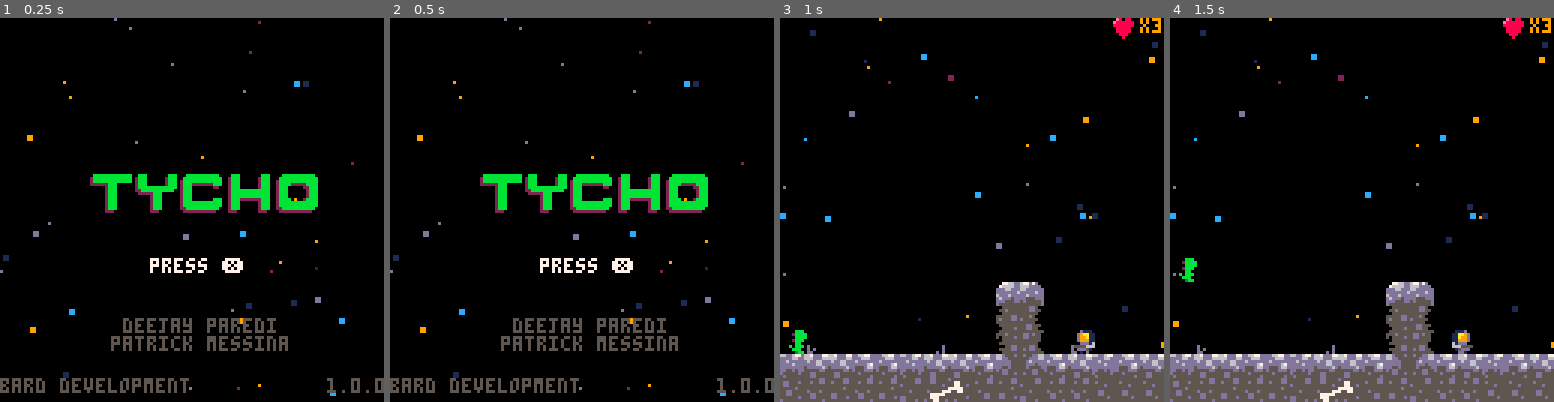
Above: before the commit, frames 1-4 (left to right).
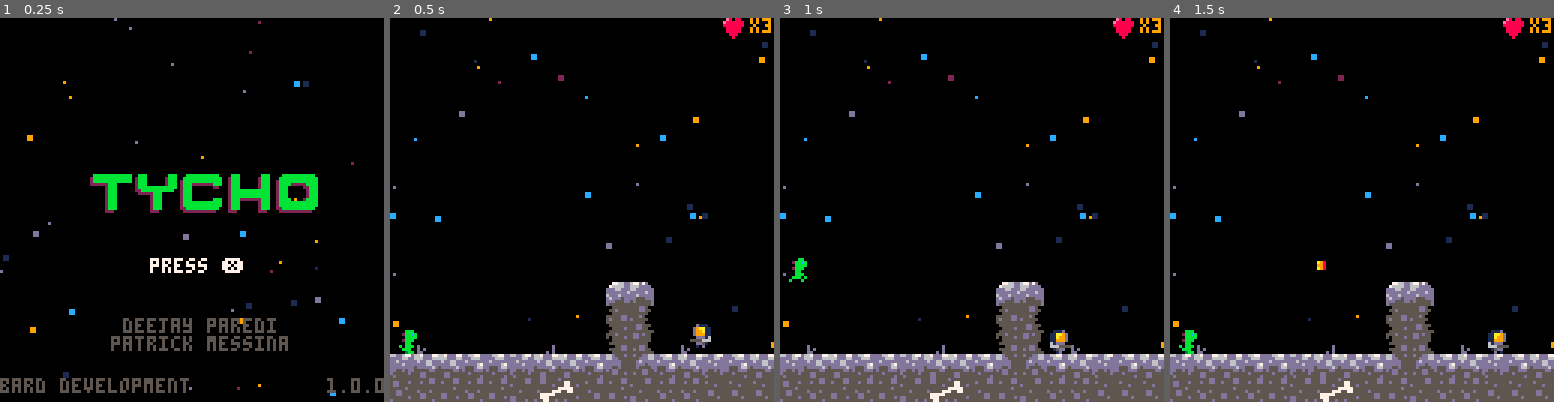
Above: after the commit, the same moments.

Repository: barddev/moonshot
Game: PICO-8 cartridge moonshot.p8
Two runs of this game, one before a commit and one after it. Both use one fixed random seed, a clock stepped at 60 frames per second and the inputs below.
Inputs:
- Up to frame 1 (0.25 s): no input
- Up to frame 2 (0.5 s): tap X (X key) at 0.33 s
- Up to frame 3 (1 s): tap O (Z key) at 0.7 s
- Up to frame 4 (1.5 s): tap X (X key) at 1.07 s

Frame 1 is identical in both runs. In frame 2, 20% of the frame differs, in the area x 0-100%, y 0-100%; in frame 3, 0.8%; in frame 4, 0.9%.

Commit message:
bumped version and changed button layout

Diff:
--- a/moonshot.p8
+++ b/moonshot.p8
@@ -335,7 +335,7 @@
 -- menu:update
 -- check if player wants to start
 function  menu:update()
-    if btnp(4) then
+    if btnp(5) then
         -- start playing level 1
         g:change_state(level_1)
     end
@@ -470,6 +470,7 @@
 
 function level_1:player_position()
     p.pos = vector2d(2, 104)
+    p.flip = false
 end
 
 -->8
@@ -507,6 +508,7 @@
 
 function level_2:player_position()
     p.pos = vector2d(20, 176)
+    p.flip = false
 end
 
 -->8
@@ -779,7 +781,7 @@
     self.vel.y += globals.grav + self.jump_hold
 
     -- shooting
-    if (btnp(4)) self:shoot()
+    if (btnp(5)) self:shoot()
 
     -- left
     if btn(0) then
@@ -806,11 +808,11 @@
     end
     self.jump_press -= 1/60
 
-    if btnp(5) then
+    if btnp(4) then
         self.jump_press = self.jump_press_time
     end
     -- h check for how long jump is press
-    if btn(5) then
+    if btn(4) then
         self.jump_hold -= 0.005
         if (self.jump_hold < 0) self.jump_hold = 0
     else
@@ -1283,7 +1285,7 @@
         self.time += 1
         return
     end
-    if btnp(4) then
+    if btnp(5) then
         -- start playing level 1
         g:change_state(menu)
     end
@@ -1322,7 +1324,7 @@
 -- game_over:update
 -- check if player wants to start
 function  game_over:update()
-    if btnp(4) then
+    if btnp(5) then
         -- start playing level 1
         g:change_state(menu)
     end
@@ -1450,6 +1452,9 @@
 end
 
 function boss:shoot()
+    if p.pos.x < m.mend - 140 then
+        return
+    end
     local b_pos = vector2d(self.pos.x-8, self.pos.y+4)
     local b = bullet:new()
     b:init(b_pos, self.bullet_sp, self.bullet_hitbox, 80, -1)
Not shown, changed: html/index.html
Not shown, added: html/index.js
Not shown, changed: tycho.p8.png
Not shown, changed: tycho.zip
